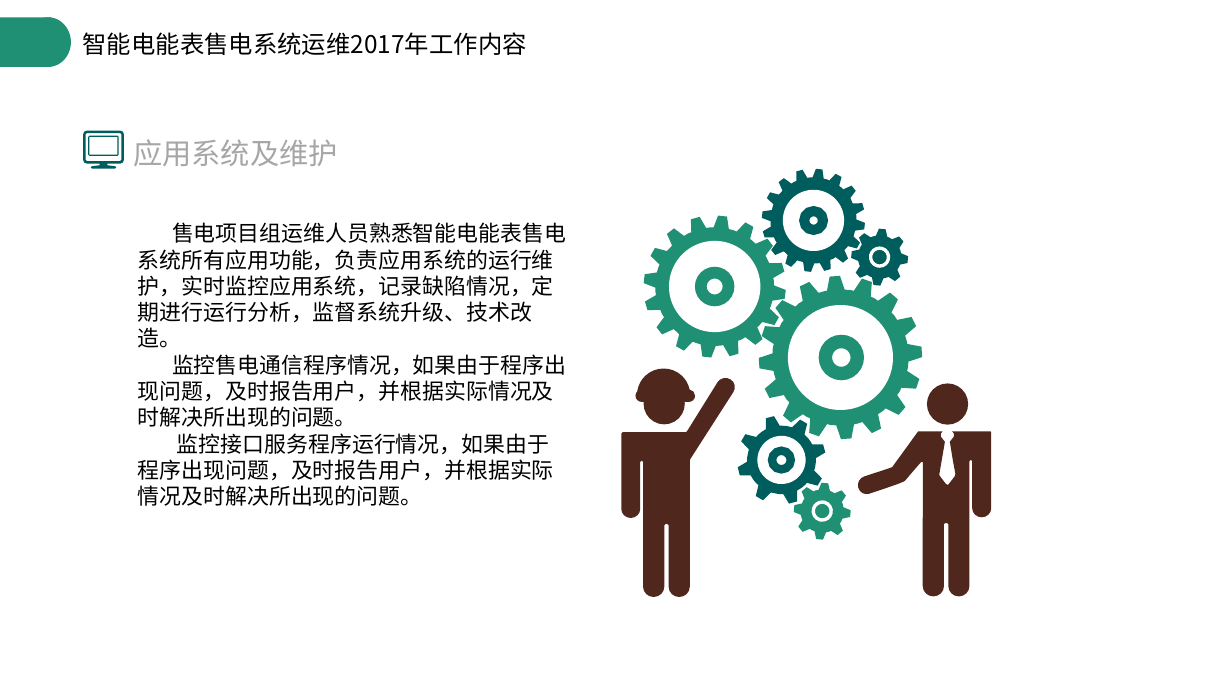
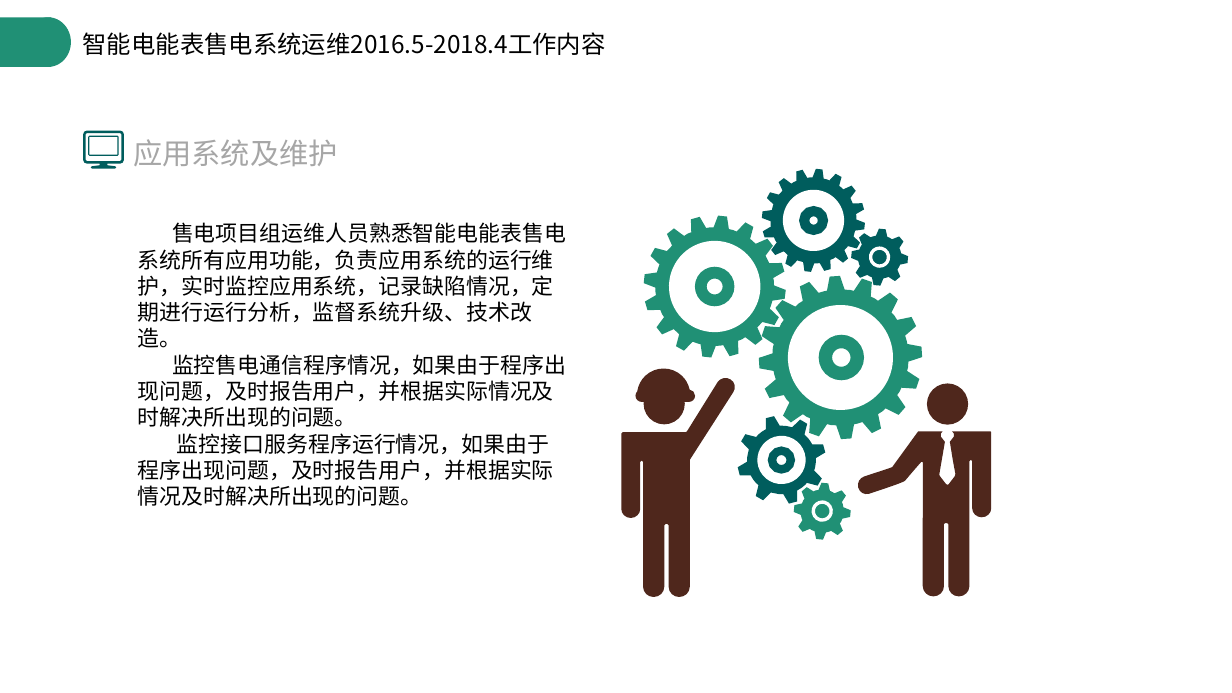
Before and after one commit to cuda-convnet/-2018, a slide deck: slide 6 of 智能电能表售电系统验收报告.pptx. Drawn at 1232x693 pixels with LibreOffice and Linux fonts; fonts in the diff are those of the drawing. Boxes give left, top, right and bottom in pixels: in the first picture for what was removed or moved away, otherwise in the second. Text is boxed around its words. In the diff, an @@ line names an element or a change of style, - is before the commit and + after.

```diff
--- a/智能电能表售电系统验收报告.pptx
+++ b/智能电能表售电系统验收报告.pptx
@@ text at [83,32,606,55]: text changed @@
-智能电能表售电系统运维2017年工作内容
+智能电能表售电系统运维2016.5-2018.4工作内容
```
Also in this commit, not shown: 6 other slides changed, 1 slide added, 2 other files.
